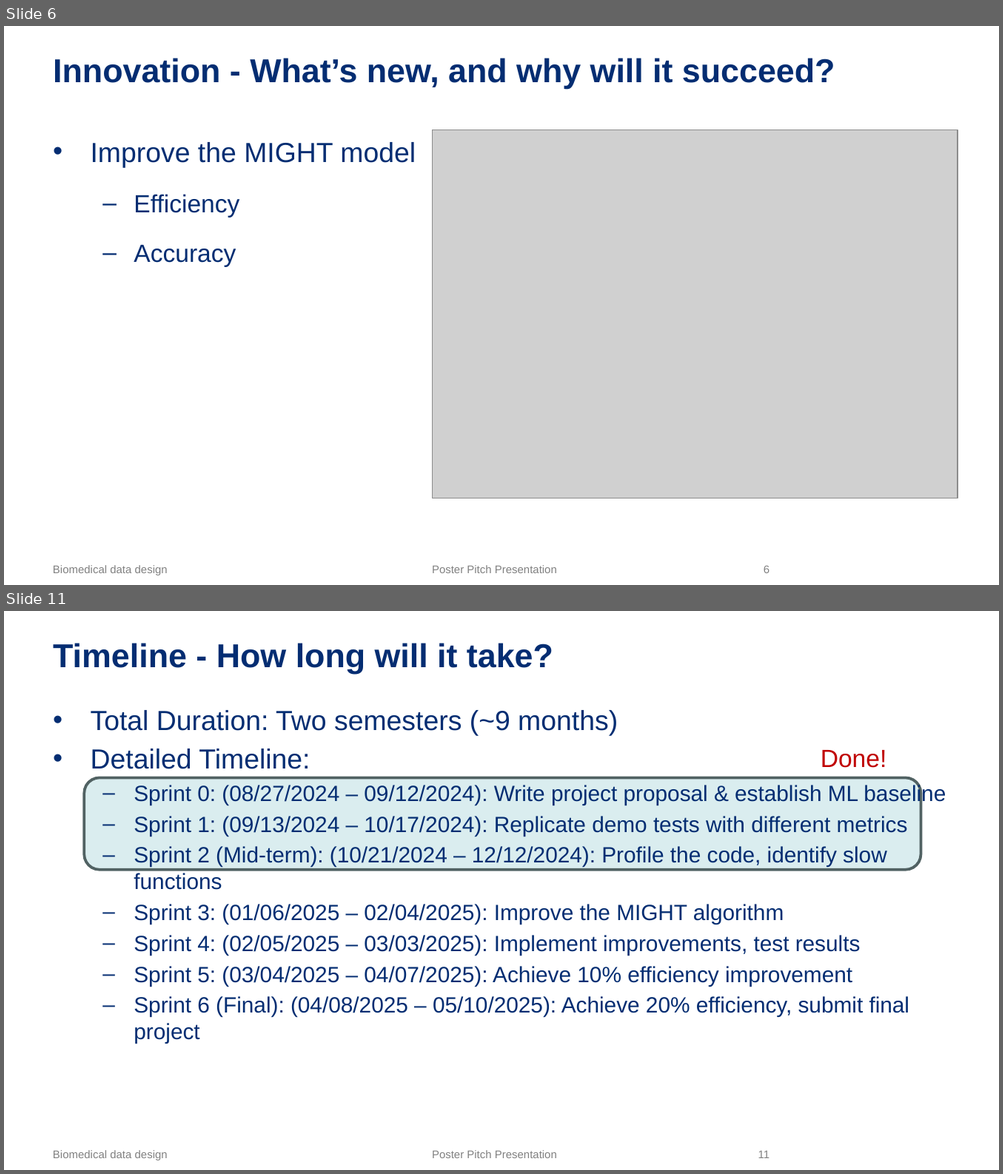
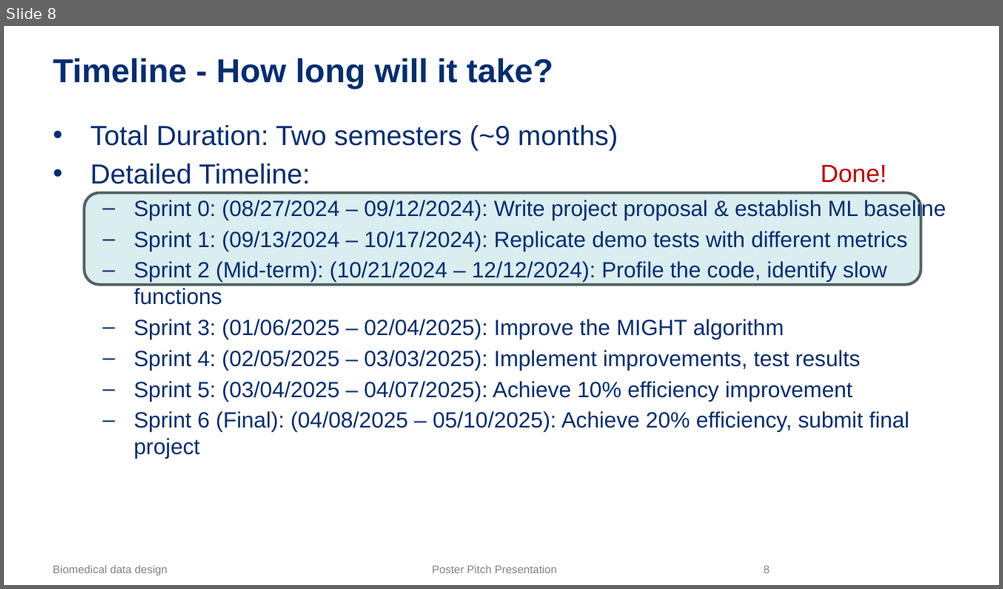
Before and after one commit to NeuroDataDesign/Cancer, a slide deck: Pitch deck.pptx. Shown one above the other, each under a label of ours: slides 6 and 11 before the commit, slide 8 after it; the slides between them are not shown. The pictures are 1003x1174 and 1003x589 pixels, drawn with LibreOffice and Linux fonts; fonts in the diff are those of the drawing; grey boxes stand for pictures; background and template pictures are left out. Boxes give left, top, right and bottom in pixels: in the first picture for what was removed or moved away, otherwise in the second. Text is boxed around its words. In the diff, an @@ line names an element or a change of style, - is before the commit and + after.

```diff
--- a/Pitch deck.pptx
+++ b/Pitch deck.pptx
@@ slide 6 removed at (4,26,999,585), background #FFFFFF; not listed: 3 template elements that a slide beside it also shows @@
@@ title removed at (53,58,835,89) @@
-Innovation - What’s new, and why will it succeed?
@@ picture removed at (432,130,958,498) @@
@@ text removed at (91,142,415,266) @@
-• Improve the MIGHT model
-  – Efficiency
-  – Accuracy
@@ what was slide 11 is now slide 8 @@
@@ page number at (763,565,769,574): text changed @@
-11
+8
```
Also in this commit, not shown: 3 slides changed, 4 slides added, 8 other slides removed, 1 other file.
